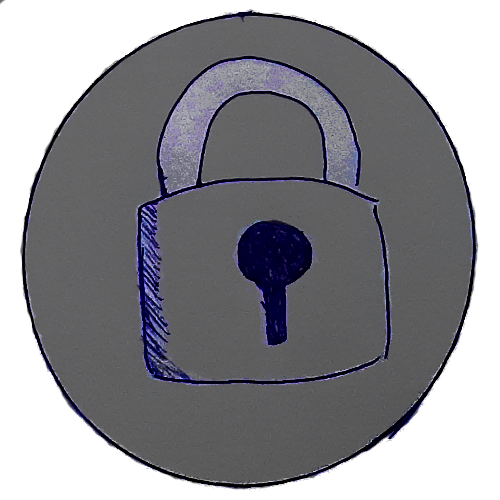
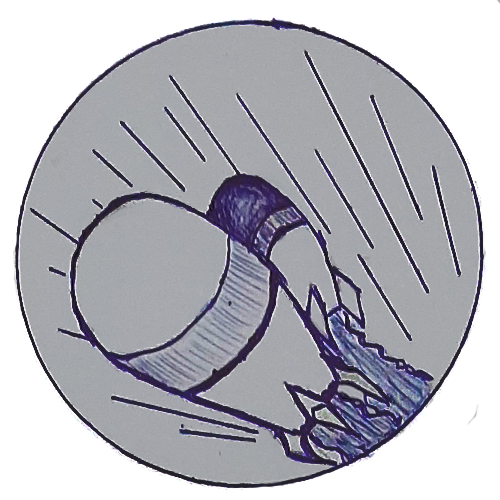
Layered file, before and after one edit (500x500). Changes by layer:
removed layer "Layer 1 copy 9" over [21, 10, 479, 492]
removed layer "Layer 1" over [0, 0, 479, 491]
added layer "Layer 2 copy 7" above "Layer 2" over [13, 17, 487, 491]
added layer "Layer 2" over [0, 0, 500, 489]
